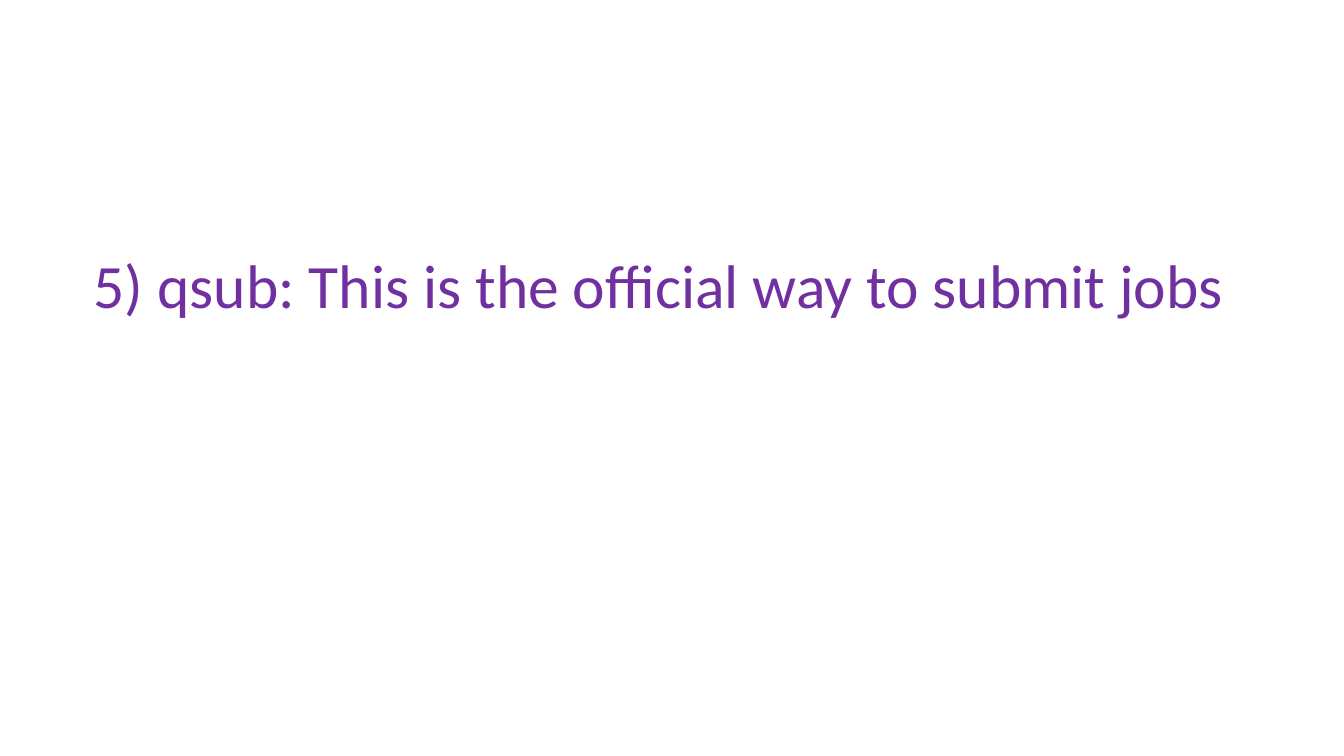
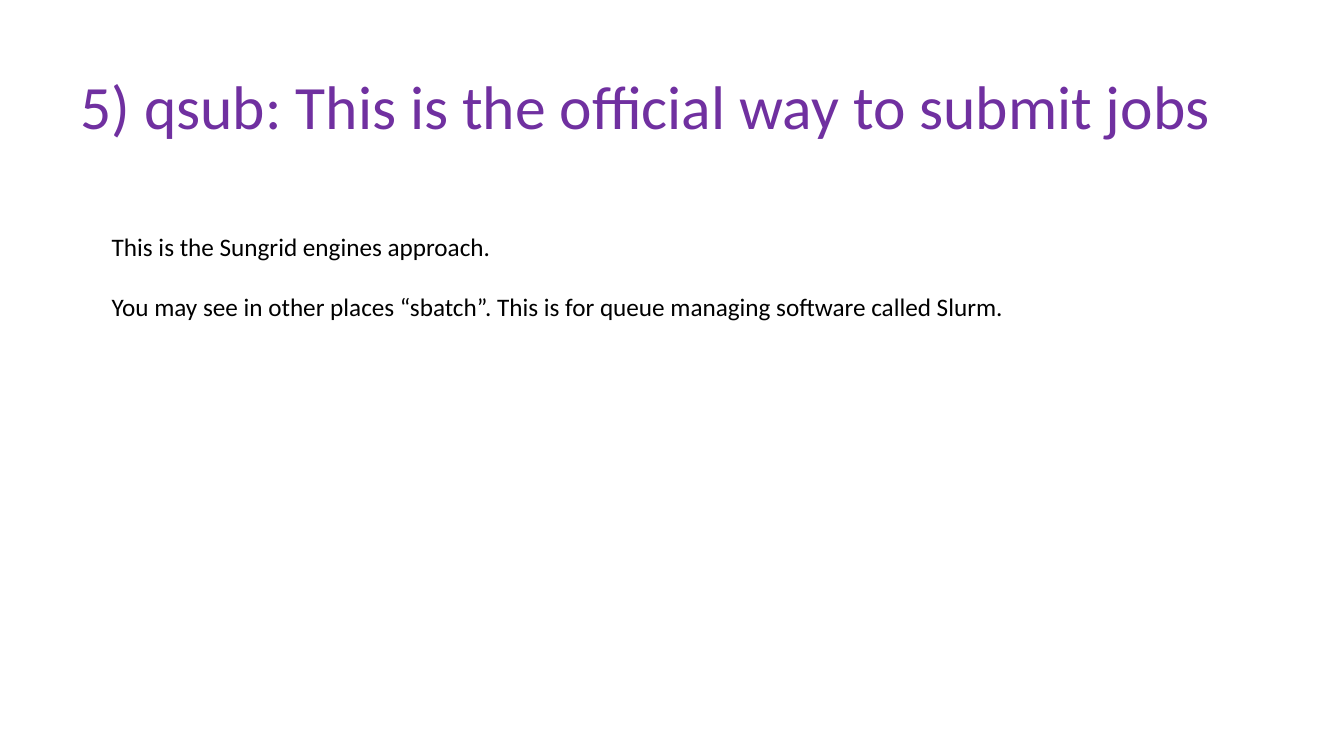
Before and after one commit to peterthorpe5/Msc_Digital_Health, a slide deck: slide 1 of powerpoint/5_qsub.pptx. Drawn at 1344x756 pixels with LibreOffice and Linux fonts; fonts in the diff are those of the drawing. Boxes give left, top, right and bottom in pixels: in the first picture for what was removed or moved away, otherwise in the second. Text is boxed around its words. In the diff, an @@ line names an element or a change of style, - is before the commit and + after.

```diff
--- a/powerpoint/5_qsub.pptx
+++ b/powerpoint/5_qsub.pptx
@@ title "5) qsub: This is the ...": place and size @@
-title "5) qsub: This is the ..." at [94,263,1222,319]
+title "5) qsub: This is the ..." at [80,84,1209,140]
@@ text added at [112,238,1003,321], 18 pt, text #000000 @@
+This is the Sungrid engines approach.
+You may see in other places “sbatch”. This is for queue managing software called Slurm.
```
Also in this commit, not shown: 1 other slide changed, 7 other files.
